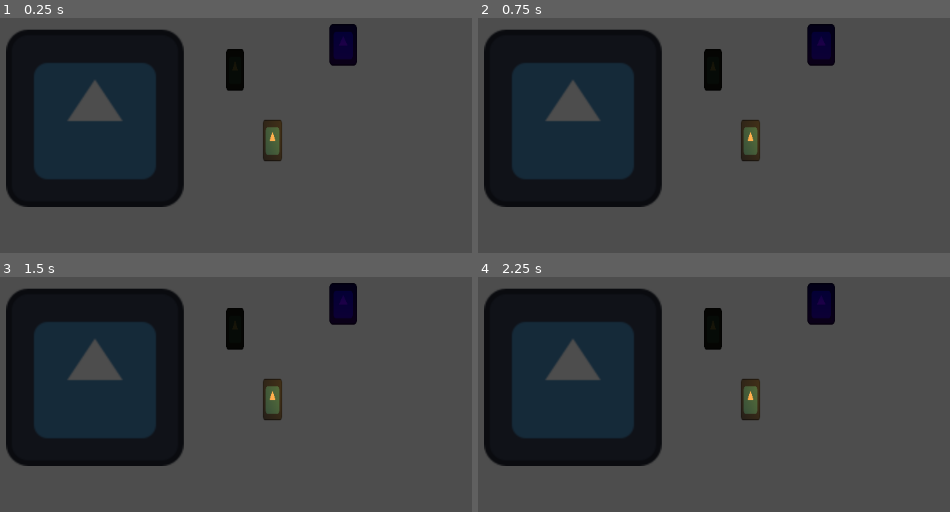
Above: before the commit, frames 1-4 (two rows, left to right).
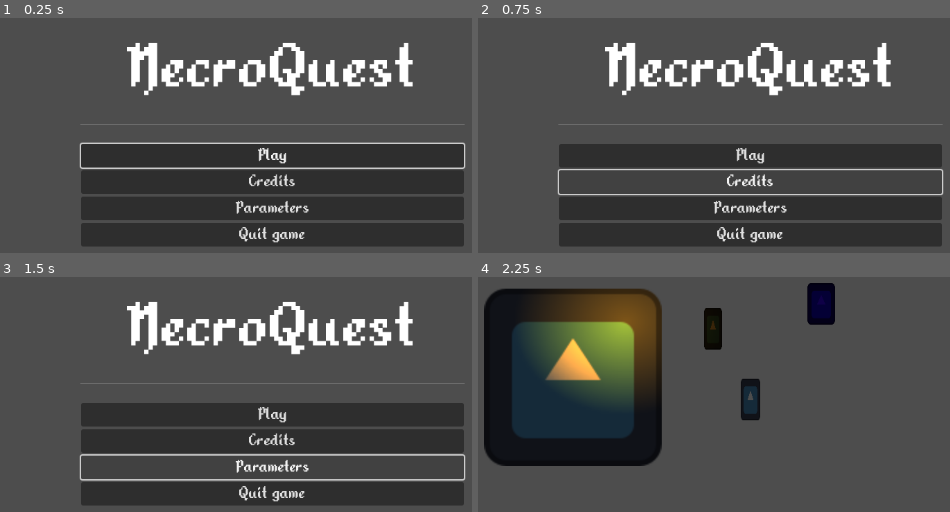
Above: after the commit, the same moments.

Repository: PercyGame/Necromancer-s-Quest-For-Power
Game: Godot game, scene res://HUD/MainMenu.tscn
Same seed, same stepped clock (60 frames per second), same inputs: the game is played once before the commit and once after it. Before the commit the project starts from res://map/dev map.tscn. The engine's default icon, where the game draws it, is replaced by a stand-in: a white triangle on a blue panel in a dark square.
Inputs (mouse positions are in pixels of both pictures, inside the frame that each line leads up to):
- Up to frame 1 (0.25 s): no input
- Up to frame 2 (0.75 s): click (751, 182) at 0.5 s, where only the run after the commit has a clickable "Credits"
- Up to frame 3 (1.5 s): click (273, 467) at 1.25 s, where only the run after the commit has a clickable "Parameters"
- Up to frame 4 (2.25 s): click (751, 415) at 2 s, where only the run after the commit has a clickable "Play"

The runs differ from the first frame. In frame 1, 60% of the frame differs, in the area x 1-99%, y 2-98%; in frame 2, 54%; in frame 3, 54%; in frame 4, 11%.

Commit message:
added a lot of stuff

Diff:
--- /dev/null
+++ b/HUD/MainMenu.gd
@@ -0,0 +1,31 @@
+extends Control
+class_name Main_menu
+
+@onready var play_button = $MarginContainer/VBoxContainer/play
+@onready var credits_button = $MarginContainer/VBoxContainer/credits
+@onready var parameters_button = $MarginContainer/VBoxContainer/parameters
+@onready var quit_button = $MarginContainer/VBoxContainer/quit
+
+var main_scene = load("res://map/dev map.tscn")
+
+func _ready():
+	play_button.grab_focus() #init the controleur menu control on play button
+	play_button.button_down.connect(_on_play_button_pressed)
+	credits_button.button_down.connect(_on_credits_button_pressed)
+	parameters_button.button_down.connect(_on_parameters_button_pressed)
+	quit_button.button_down.connect(_on_quit_button_pressed)
+
+func _on_play_button_pressed():
+	#launch the game
+	get_tree().change_scene_to_packed(main_scene)
+
+func _on_credits_button_pressed():
+	pass
+	#open the credit menu
+
+func _on_parameters_button_pressed():
+	pass
+	#onpen the parameters menu
+
+func _on_quit_button_pressed():
+	get_tree().quit()
--- /dev/null
+++ b/HUD/MainMenu.tscn
@@ -0,0 +1,71 @@
+[gd_scene load_steps=3 format=3 uid="uid://dvftrsf5fj5xk"]
+
+[ext_resource type="Script" path="res://HUD/MainMenu.gd" id="1_dqemj"]
+[ext_resource type="Theme" uid="uid://b28w6ny6cu743" path="res://HUD/theme.tres" id="1_jaaa0"]
+
+[node name="MainMenu" type="Control"]
+layout_mode = 3
+anchors_preset = 15
+anchor_right = 1.0
+anchor_bottom = 1.0
+grow_horizontal = 2
+grow_vertical = 2
+theme = ExtResource("1_jaaa0")
+script = ExtResource("1_dqemj")
+
+[node name="bg_image" type="TextureRect" parent="."]
+layout_mode = 1
+anchors_preset = 15
+anchor_right = 1.0
+anchor_bottom = 1.0
+grow_horizontal = 2
+grow_vertical = 2
+
+[node name="MarginContainer" type="MarginContainer" parent="."]
+layout_mode = 1
+anchors_preset = 15
+anchor_right = 1.0
+anchor_bottom = 1.0
+grow_horizontal = 2
+grow_vertical = 2
+theme_override_constants/margin_left = 300
+theme_override_constants/margin_top = 150
+theme_override_constants/margin_right = 300
+theme_override_constants/margin_bottom = 150
+
+[node name="VBoxContainer" type="VBoxContainer" parent="MarginContainer"]
+layout_mode = 2
+alignment = 1
+
+[node name="Label" type="Label" parent="MarginContainer/VBoxContainer"]
+layout_mode = 2
+theme_override_font_sizes/font_size = 100
+text = "NecroQuest"
+horizontal_alignment = 1
+vertical_alignment = 1
+
+[node name="HSeparator" type="HSeparator" parent="MarginContainer/VBoxContainer"]
+layout_mode = 2
+theme = ExtResource("1_jaaa0")
+theme_override_constants/separation = 50
+
+[node name="play" type="Button" parent="MarginContainer/VBoxContainer"]
+layout_mode = 2
+action_mode = 0
+text = "Play"
+text_direction = 1
+
+[node name="credits" type="Button" parent="MarginContainer/VBoxContainer"]
+layout_mode = 2
+action_mode = 0
+text = "Credits"
+
+[node name="parameters" type="Button" parent="MarginContainer/VBoxContainer"]
+layout_mode = 2
+action_mode = 0
+text = "Parameters"
+
+[node name="quit" type="Button" parent="MarginContainer/VBoxContainer"]
+layout_mode = 2
+action_mode = 0
+text = "Quit game"
--- /dev/null
+++ b/HUD/main_hud.tscn
@@ -0,0 +1,9 @@
+[gd_scene format=3 uid="uid://cloqqjvd8gh0q"]
+
+[node name="MainHud" type="Control"]
+layout_mode = 3
+anchors_preset = 15
+anchor_right = 1.0
+anchor_bottom = 1.0
+grow_horizontal = 2
+grow_vertical = 2
--- /dev/null
+++ b/HUD/theme.tres
@@ -0,0 +1,16 @@
+[gd_resource type="Theme" load_steps=3 format=3 uid="uid://b28w6ny6cu743"]
+
+[ext_resource type="FontFile" uid="uid://cwjr8gul6a833" path="res://assets/ui/fonts/Alkhemikal.ttf" id="1_obmlv"]
+
+[sub_resource type="StyleBoxLine" id="StyleBoxLine_t54oj"]
+content_margin_left = 4.0
+content_margin_top = 0.0
+content_margin_right = 4.0
+content_margin_bottom = 0.0
+color = Color(0.5, 0.5, 0.5, 1)
+
+[resource]
+default_font = ExtResource("1_obmlv")
+Button/font_sizes/font_size = 25
+HSeparator/constants/separation = 4
+HSeparator/styles/separator = SubResource("StyleBoxLine_t54oj")
--- a/ability/decay.gd
+++ b/ability/decay.gd
@@ -2,7 +2,7 @@
 class_name Decay
 
 var DIRECTION = Vector2.ZERO
-@export var SPEED:int = 150
+@export var SPEED:int = 100
 
 func _create(direction:Vector2):
 	DIRECTION = direction.normalized()
--- a/entites/player.gd
+++ b/entites/player.gd
@@ -7,8 +7,10 @@
 
 @onready var aiming_indicator = $aiming_indicator
 
-var health:float = 100
-var maw_health = 100
+""" to deal with player health, please use globals.player_health, it allow the
+game to syncronize player health among levels
+Same for player score """
+var max_health = 10
 var speed = 100
 
 
--- a/map/dev map.tscn
+++ b/map/dev map.tscn
@@ -30,7 +30,7 @@
 blend_mode = 1
 
 [node name="PointLight2D" type="PointLight2D" parent="."]
-position = Vector2(51, -11)
+position = Vector2(-90, -56)
 scale = Vector2(2.64063, 2.1875)
 color = Color(0.92549, 0.498039, 0, 1)
 energy = 2.2
--- a/project.godot
+++ b/project.godot
@@ -10,13 +10,25 @@
 
 [application]
 
-config/name="Necromancer's Quest For Power"
-run/main_scene="res://map/dev map.tscn"
+config/name="NecroQuest"
+run/main_scene="res://HUD/MainMenu.tscn"
 config/features=PackedStringArray("4.2", "GL Compatibility")
 config/icon="res://icon.svg"
 
+[autoload]
+
+globals="*res://scripts/globals.gd"
+
 [input]
 
+ui_accept={
+"deadzone": 0.5,
+"events": [Object(InputEventKey,"resource_local_to_scene":false,"resource_name":"","device":0,"window_id":0,"alt_pressed":false,"shift_pressed":false,"ctrl_pressed":false,"meta_pressed":false,"pressed":false,"keycode":4194309,"physical_keycode":0,"key_label":0,"unicode":0,"echo":false,"script":null)
+, Object(InputEventKey,"resource_local_to_scene":false,"resource_name":"","device":0,"window_id":0,"alt_pressed":false,"shift_pressed":false,"ctrl_pressed":false,"meta_pressed":false,"pressed":false,"keycode":4194310,"physical_keycode":0,"key_label":0,"unicode":0,"echo":false,"script":null)
+, Object(InputEventKey,"resource_local_to_scene":false,"resource_name":"","device":0,"window_id":0,"alt_pressed":false,"shift_pressed":false,"ctrl_pressed":false,"meta_pressed":false,"pressed":false,"keycode":32,"physical_keycode":0,"key_label":0,"unicode":32,"echo":false,"script":null)
+, Object(InputEventJoypadButton,"resource_local_to_scene":false,"resource_name":"","device":-1,"button_index":1,"pressure":0.0,"pressed":true,"script":null)
+]
+}
 move_right={
 "deadzone": 0.5,
 "events": [Object(InputEventJoypadMotion,"resource_local_to_scene":false,"resource_name":"","device":-1,"axis":0,"axis_value":1.0,"script":null)
--- /dev/null
+++ b/scripts/globals.gd
@@ -0,0 +1,4 @@
+extends Node
+
+var player_health = 10
+var player_score = 0
Binary file added: assets/ui/fonts/Alkhemikal.ttf
Not shown, added: assets/ui/fonts/Alkhemikal.ttf.import
Not shown, changed: credits.txt
